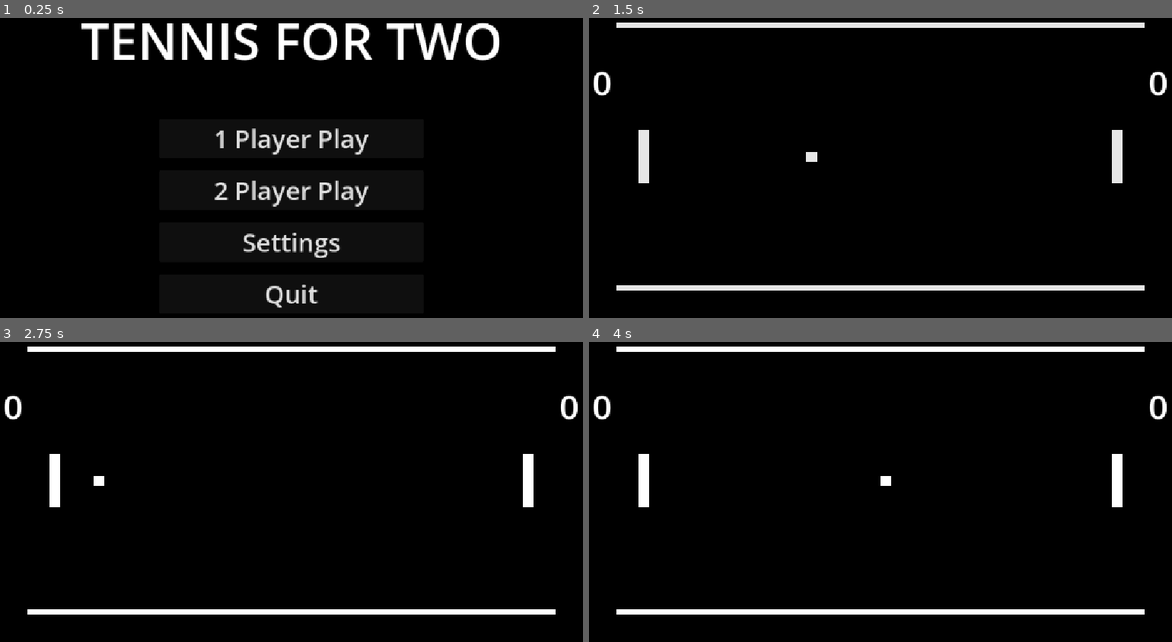
Above: before the commit, frames 1-4 (two rows, left to right).
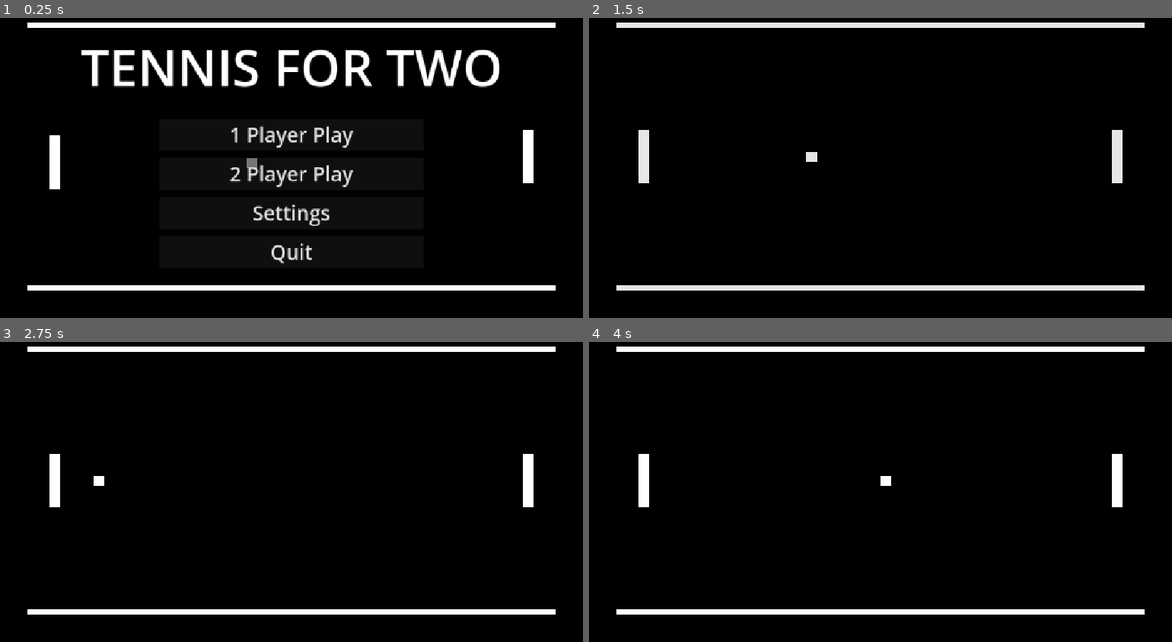
Above: after the commit, the same moments.

Repository: SomeGuy13/tennis-for-two
Game: Godot game, scene res://scenes/main_menu.tscn
Same seed, same stepped clock (60 frames per second), same inputs: the game is played once before the commit and once after it.
Inputs:
- Up to frame 1 (0.25 s): no input
- Up to frame 2 (1.5 s): click "1 Player Play" at 0.5 s
- Up to frame 3 (2.75 s): no input
- Up to frame 4 (4 s): no input

The runs differ from the first frame. In frame 1, 13% of the frame differs, in the area x 4-96%, y 1-97%; in frame 2, 0.3%; in frame 3, 0.3%; in frame 4, 0.3%.

Commit message:
1P 2P and Background

Diff:
--- a/scenes/main_menu.tscn
+++ b/scenes/main_menu.tscn
@@ -1,6 +1,7 @@
 [gd_scene format=3 uid="uid://52t2rwmeilf5"]
 
 [ext_resource type="Script" uid="uid://bfauvadg33km5" path="res://scripts/main_menu.gd" id="1_l6cm7"]
+[ext_resource type="PackedScene" uid="uid://1gnkitl2oa3i" path="res://scenes/no_player.tscn" id="2_ekxnf"]
 
 [node name="MainMenu" type="Control" unique_id=982915765]
 layout_mode = 3
@@ -12,14 +13,14 @@
 script = ExtResource("1_l6cm7")
 
 [node name="MarginContainer" type="MarginContainer" parent="." unique_id=318263365]
-custom_minimum_size = Vector2(0, 200)
+custom_minimum_size = Vector2(0, 300)
 layout_mode = 1
 anchors_preset = 5
 anchor_left = 0.5
 anchor_right = 0.5
 offset_left = -399.0
 offset_right = 399.0
-offset_bottom = 132.0
+offset_bottom = 200.0
 grow_horizontal = 2
 
 [node name="GameTitle" type="Label" parent="MarginContainer" unique_id=1732446918]
@@ -35,9 +36,9 @@
 anchor_top = 1.0
 anchor_right = 0.5
 anchor_bottom = 1.0
-offset_left = -150.5
-offset_top = -369.0
-offset_right = 150.5
+offset_left = -250.0
+offset_top = -400.0
+offset_right = 250.0
 grow_horizontal = 2
 grow_vertical = 0
 
@@ -46,35 +47,38 @@
 
 [node name="1 Player Play" type="Button" parent="MarginContainer2/VBoxContainer" unique_id=1275612873]
 layout_mode = 2
-theme_override_font_sizes/font_size = 48
+theme_override_font_sizes/font_size = 38
 text = "1 Player Play"
 
 [node name="MarginContainer" type="MarginContainer" parent="MarginContainer2/VBoxContainer" unique_id=19463898]
-custom_minimum_size = Vector2(500, 15)
+custom_minimum_size = Vector2(0, 5)
 layout_mode = 2
 
 [node name="2 Player Play" type="Button" parent="MarginContainer2/VBoxContainer" unique_id=668175692]
 layout_mode = 2
-theme_override_font_sizes/font_size = 48
+theme_override_font_sizes/font_size = 38
 text = "2 Player Play"
 
 [node name="MarginContainer2" type="MarginContainer" parent="MarginContainer2/VBoxContainer" unique_id=315179851]
-custom_minimum_size = Vector2(500, 15)
+custom_minimum_size = Vector2(0, 5)
 layout_mode = 2
 
 [node name="Settings" type="Button" parent="MarginContainer2/VBoxContainer" unique_id=2139206580]
 layout_mode = 2
-theme_override_font_sizes/font_size = 48
+theme_override_font_sizes/font_size = 38
 text = "Settings"
 
 [node name="MarginContainer3" type="MarginContainer" parent="MarginContainer2/VBoxContainer" unique_id=1326412534]
-custom_minimum_size = Vector2(500, 15)
+custom_minimum_size = Vector2(0, 5)
 layout_mode = 2
 
 [node name="Quit" type="Button" parent="MarginContainer2/VBoxContainer" unique_id=670042046]
 layout_mode = 2
-theme_override_font_sizes/font_size = 48
+theme_override_font_sizes/font_size = 38
 text = "Quit"
+
+[node name="Node2D" parent="." unique_id=1755304920 instance=ExtResource("2_ekxnf")]
+z_index = -10
 
 [connection signal="button_down" from="MarginContainer2/VBoxContainer/1 Player Play" to="." method="_two_player_play_button_down"]
 [connection signal="button_down" from="MarginContainer2/VBoxContainer/2 Player Play" to="." method="_one_player_play_button_down"]
--- /dev/null
+++ b/scenes/no_player.tscn
@@ -0,0 +1,33 @@
+[gd_scene format=3 uid="uid://1gnkitl2oa3i"]
+
+[ext_resource type="Script" uid="uid://c7kw5eqe32j0e" path="res://scripts/main.gd" id="1_x7u3b"]
+[ext_resource type="PackedScene" uid="uid://cubroewevrf3x" path="res://scenes/paddle.tscn" id="2_u3uqs"]
+[ext_resource type="PackedScene" uid="uid://defnqb310kntw" path="res://scenes/puck.tscn" id="3_ysyif"]
+[ext_resource type="PackedScene" uid="uid://b1rg0iqqity0d" path="res://scenes/wall.tscn" id="4_sahx3"]
+
+[node name="Node2D" type="Node2D" unique_id=1755304920]
+script = ExtResource("1_x7u3b")
+
+[node name="Paddle1" parent="." unique_id=1166998883 instance=ExtResource("2_u3uqs")]
+position = Vector2(128, 320)
+down_input = "paddle_1_down"
+up_input = "paddle_1_up"
+automatic = true
+paddle_side_mult = -1
+
+[node name="Paddle2" parent="." unique_id=755511252 instance=ExtResource("2_u3uqs")]
+position = Vector2(1024, 320)
+down_input = "paddle_2_down"
+up_input = "paddle_2_up"
+automatic = true
+
+[node name="Puck" parent="." unique_id=1241699113 instance=ExtResource("3_ysyif")]
+position = Vector2(576, 320)
+puck_velocity = Vector2(-300, 50)
+puck_bounce_speed = 2
+
+[node name="Wall1" parent="." unique_id=1126349720 instance=ExtResource("4_sahx3")]
+position = Vector2(576, 72)
+
+[node name="Wall2" parent="." unique_id=1653797912 instance=ExtResource("4_sahx3")]
+position = Vector2(576, 568)
--- a/scenes/one_player.tscn
+++ b/scenes/one_player.tscn
@@ -19,6 +19,7 @@
 position = Vector2(1024, 320)
 down_input = "paddle_2_down"
 up_input = "paddle_2_up"
+automatic = true
 
 [node name="Puck" parent="." unique_id=1241699113 instance=ExtResource("3_qsckw")]
 position = Vector2(576, 320)
@@ -49,6 +50,8 @@
 
 [node name="Player1Score" parent="CanvasLayer/Score Container/MarginContainer" unique_id=1875060197 instance=ExtResource("5_ui3a4")]
 layout_mode = 2
+text = "
+"
 assigned_player = "player 1"
 
 [node name="MarginContainer2" type="MarginContainer" parent="CanvasLayer/Score Container" unique_id=843329356]
@@ -63,6 +66,8 @@
 
 [node name="Player2Score" parent="CanvasLayer/Score Container/MarginContainer2" unique_id=1928770743 instance=ExtResource("5_ui3a4")]
 layout_mode = 2
+text = "
+"
 assigned_player = "player 2"
 
 [node name="GamePauseScreen" type="Control" parent="CanvasLayer" unique_id=1840468029]
--- a/scenes/two_player.tscn
+++ b/scenes/two_player.tscn
@@ -49,6 +49,7 @@
 
 [node name="Player1Score" parent="CanvasLayer/Score Container/MarginContainer" unique_id=1875060197 instance=ExtResource("4_jyhfs")]
 layout_mode = 2
+text = ""
 assigned_player = "player 1"
 
 [node name="MarginContainer2" type="MarginContainer" parent="CanvasLayer/Score Container" unique_id=843329356]
@@ -63,6 +64,7 @@
 
 [node name="Player2Score" parent="CanvasLayer/Score Container/MarginContainer2" unique_id=1928770743 instance=ExtResource("4_jyhfs")]
 layout_mode = 2
+text = ""
 assigned_player = "player 2"
 
 [node name="GamePauseScreen" type="Control" parent="CanvasLayer" unique_id=1840468029]
--- a/scripts/paddle.gd
+++ b/scripts/paddle.gd
@@ -3,13 +3,22 @@
 @export var down_input: String
 @export var up_input: String
 @export var paddle_speed: float = 150.0
+@export var automatic: bool = false
+@onready var puck: Node2D = $"../Puck"
+@export var paddle_side_mult: int = 1
 var lower_bound: float = 515
 var upper_bound: float = 125
 
 func _physics_process(delta: float) -> void:
-	if Input.is_action_pressed(down_input):
-		if position.y < lower_bound:
+	if !automatic:
+		if Input.is_action_pressed(down_input):
+			if position.y < lower_bound:
+				position.y += paddle_speed * delta
+		if Input.is_action_pressed(up_input):
+			if position.y > upper_bound:
+				position.y -= paddle_speed * delta
+	elif automatic and puck.puck_velocity.x * paddle_side_mult * -1 < 0:
+		if position.y < puck.position.y and position.y < lower_bound:
 			position.y += paddle_speed * delta
-	if Input.is_action_pressed(up_input):
-		if position.y > upper_bound:
+		if position.y > puck.position.y and position.y > upper_bound:
 			position.y -= paddle_speed * delta
Not shown, added: export_presets.cfg
